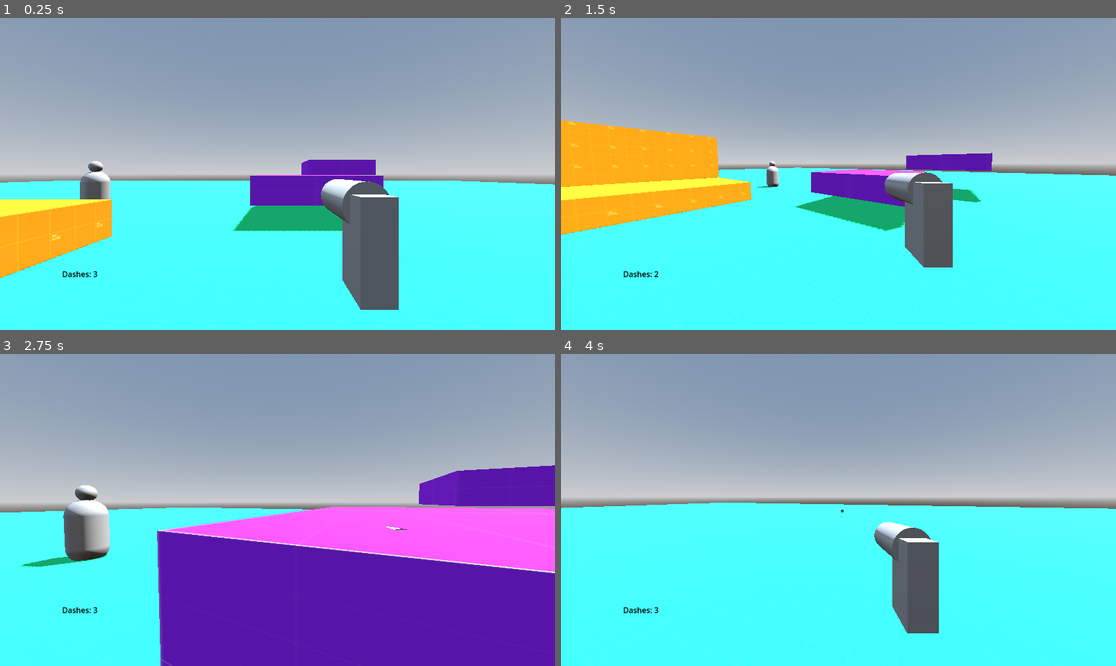
Above: before the commit, frames 1-4 (two rows, left to right).
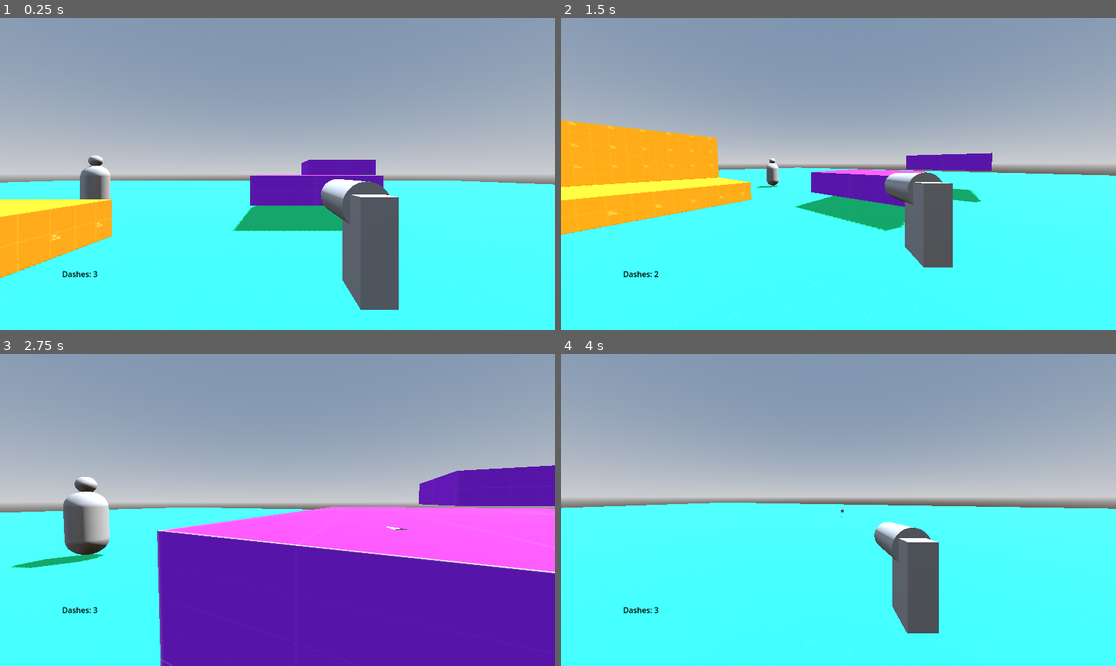
Above: after the commit, the same moments.

Repository: R1fty0/RetroShooter
Game: Godot game, scene res://scenes/main.tscn
The game is run twice, just before and just after one commit, with the same random seed, the same clock (stepped at 60 frames per second) and the same inputs.
Inputs (mouse positions are in pixels of both pictures, inside the frame that each line leads up to):
- Up to frame 1 (0.25 s): no input
- Up to frame 2 (1.5 s): tap Enter (ui_accept) at 0.5 s; move the mouse to (960, 158) at 0.52 s; press the mouse at (960, 158) at 0.53 s; hold D (right) 0.53-1.28 s; tap Space (jump) at 0.77 s; move the mouse to (810, 174) at 1.27 s; release the mouse at (810, 174) at 1.28 s; hold W (forward) from 1.28 s (still down); tap Q (dash) at 1.35 s
- Up to frame 3 (2.75 s): keep holding W (forward); tap Space (jump) at 1.52 s; click (249, 510) at 1.55 s; move the mouse to (288, 503) at 2.02 s; press the mouse at (288, 503) at 2.03 s
- Up to frame 4 (4 s): keep holding W (forward); move the mouse to (832, 516) at 2.77 s; release the mouse at (832, 516) at 2.78 s; click (832, 516) at 2.85 s; tap Space (jump) at 3.02, 3.77 s; move the mouse to (877, 513) at 3.52 s; hold Q (dash) from 3.53 s (still down); click (877, 513) at 3.8 s

The runs differ from the first frame. In frame 1, 0.3% of the frame differs, in the area x 14-20%, y 44-59%; in frame 2, less than 0.1%; in frame 3, 1.0%, in the area x 1-20%, y 39-69%; in frame 4, nothing differs.

Commit message:
fix: projectile collision handling with hitboxes

Diff:
--- a/scenes/common_components/hitbox/hitbox.gd
+++ b/scenes/common_components/hitbox/hitbox.gd
@@ -1,5 +1,13 @@
 extends Area3D
 class_name Hitbox
 
+## What target group this hitbox belongs to.
+@export var target_group: String
 ## Store reference to health component
 @export var health_component: HealthComponent
+
+func _ready() -> void:
+	if target_group == null:
+		push_error("No target group is assigned to this hitbox: " + name)
+	# Add this hitbox to the desired target group.
+	add_to_group(target_group)
--- a/scenes/common_components/hitbox/hitbox.tscn
+++ b/scenes/common_components/hitbox/hitbox.tscn
@@ -4,3 +4,5 @@
 
 [node name="Hitbox" type="Area3D"]
 script = ExtResource("1_johii")
+
+[node name="CollisionShape3D" type="CollisionShape3D" parent="."]
--- a/scenes/common_components/projectile/projectile.gd
+++ b/scenes/common_components/projectile/projectile.gd
@@ -10,19 +10,20 @@
 
 func _physics_process(delta: float) -> void:
 	var displacement = direction.normalized() * speed * delta
-	_projectile_raycasting(displacement)
+	_projectile_col_detection(displacement)
 	# Move projectile if we don't hit anything.
 	global_position += displacement
 	# Rotate to face movement direction
 	look_at(global_position + displacement, Vector3.UP)
 
-func _projectile_raycasting(displacement: Vector3):
+func _projectile_col_detection(displacement: Vector3):
 	# Raycasting for projectile collisions.
 	# Create ray parameters
 	var ray_params = PhysicsRayQueryParameters3D.new()
 	ray_params.from = global_position
 	ray_params.to = global_position + displacement
 	ray_params.exclude = [self]
+	ray_params.collide_with_areas = true  # important: detect areas
 
 	# Cast the ray
 	var space_state = get_world_3d().direct_space_state
@@ -30,6 +31,7 @@
 	# Trigger collision handling.
 	if result:
 		var hit_body = result.collider
+		print("Collider Name: " + result.collider.name)
 		_handle_hit(hit_body)
 		queue_free()
 
--- a/scenes/common_components/projectile_shooting/projectile_shooting_component.gd
+++ b/scenes/common_components/projectile_shooting/projectile_shooting_component.gd
@@ -43,5 +43,4 @@
 
 
 func _on_fire_rate_timer_timeout() -> void:
-	print("can shoot again")
 	can_fire = true
--- a/scenes/dummy_target/dummy_target.tscn
+++ b/scenes/dummy_target/dummy_target.tscn
@@ -6,10 +6,12 @@
 [sub_resource type="CapsuleMesh" id="CapsuleMesh_8x61w"]
 
 [sub_resource type="CapsuleShape3D" id="CapsuleShape3D_hbkh6"]
+radius = 0.61666
 
 [sub_resource type="SphereMesh" id="SphereMesh_pdk6f"]
 
 [sub_resource type="SphereShape3D" id="SphereShape3D_schw8"]
+radius = 0.682784
 
 [node name="DummyTarget" type="Node3D"]
 
@@ -21,12 +23,14 @@
 [node name="Hitbox" type="Area3D" parent="NormalHitPoint" node_paths=PackedStringArray("health_component")]
 transform = Transform3D(1, 0, 0, 0, 1, 0, 0, 0, 1, 0, -0.995452, 0)
 script = ExtResource("1_pdk6f")
+target_group = "enemy"
 health_component = NodePath("../../CriticalHitPoint/HealthComponent")
 metadata/_custom_type_script = "uid://cxe6wigtm4atd"
 
 [node name="CollisionShape3D" type="CollisionShape3D" parent="NormalHitPoint/Hitbox"]
 transform = Transform3D(1, 0, 0, 0, 1, 0, 0, 0, 1, 0, 1, 0)
 shape = SubResource("CapsuleShape3D_hbkh6")
+debug_color = Color(0.955963, 9.62615e-08, 0.540447, 0.42)
 
 [node name="CriticalHitPoint" type="MeshInstance3D" parent="."]
 transform = Transform3D(0.5, 0, 0, 0, 0.5, 0, 0, 0, 0.5, 0, 2.18997, 0)
@@ -34,11 +38,13 @@
 
 [node name="Hitbox" type="Area3D" parent="CriticalHitPoint" node_paths=PackedStringArray("health_component")]
 script = ExtResource("1_pdk6f")
+target_group = "enemy"
 health_component = NodePath("../HealthComponent")
 metadata/_custom_type_script = "uid://cxe6wigtm4atd"
 
 [node name="CollisionShape3D" type="CollisionShape3D" parent="CriticalHitPoint/Hitbox"]
 shape = SubResource("SphereShape3D_schw8")
+debug_color = Color(0.972396, 0, 0.441336, 0.42)
 
 [node name="HealthComponent" type="Node" parent="CriticalHitPoint"]
 script = ExtResource("3_schw8")
--- a/scenes/main.tscn
+++ b/scenes/main.tscn
@@ -112,7 +112,13 @@
 dash_controller = NodePath("../../Player/DashController")
 
 [node name="DummyTarget" parent="." groups=["enemy"] instance=ExtResource("6_tefeu")]
-transform = Transform3D(1, 0, 0, 0, 1, 0, 0, 0, 1, -3.11434, 0.335284, -9)
+transform = Transform3D(1, 0, 0, 0, 1, 0, 0, 0, 1, -3.11434, 0.598398, -9)
+
+[node name="CollisionShape3D" parent="DummyTarget/NormalHitPoint/Hitbox" index="0"]
+debug_color = Color(0.955963, 9.62615e-08, 0.540447, 0.42)
+
+[node name="CollisionShape3D" parent="DummyTarget/CriticalHitPoint/Hitbox" index="0"]
+debug_color = Color(0.972396, 0, 0.441336, 0.42)
 
 [editable path="Player"]
 [editable path="Player/Head/Gun"]
